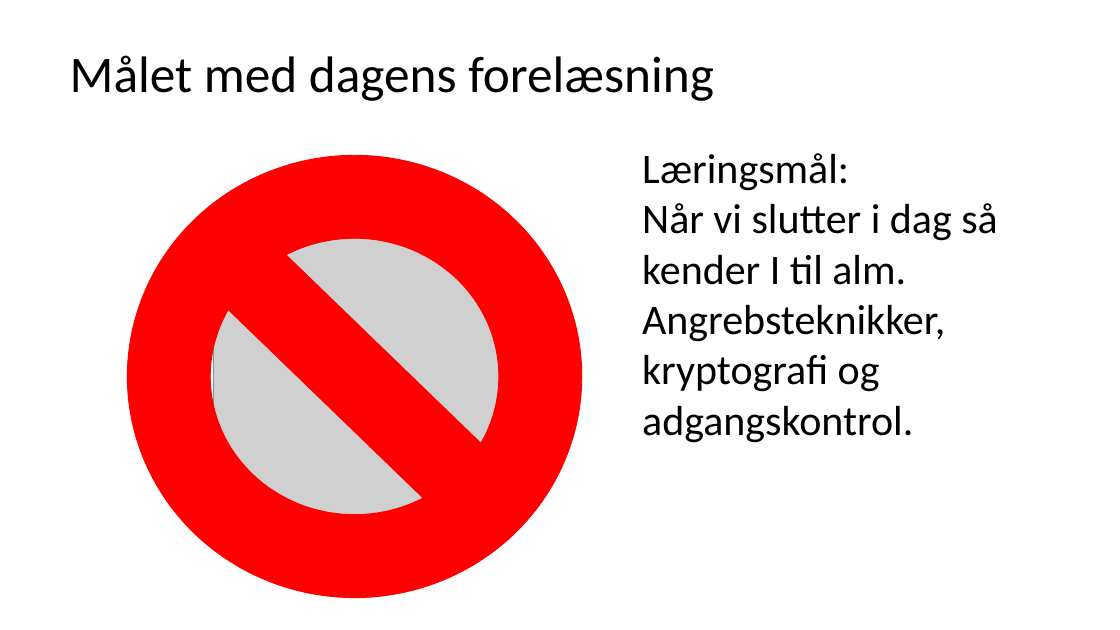
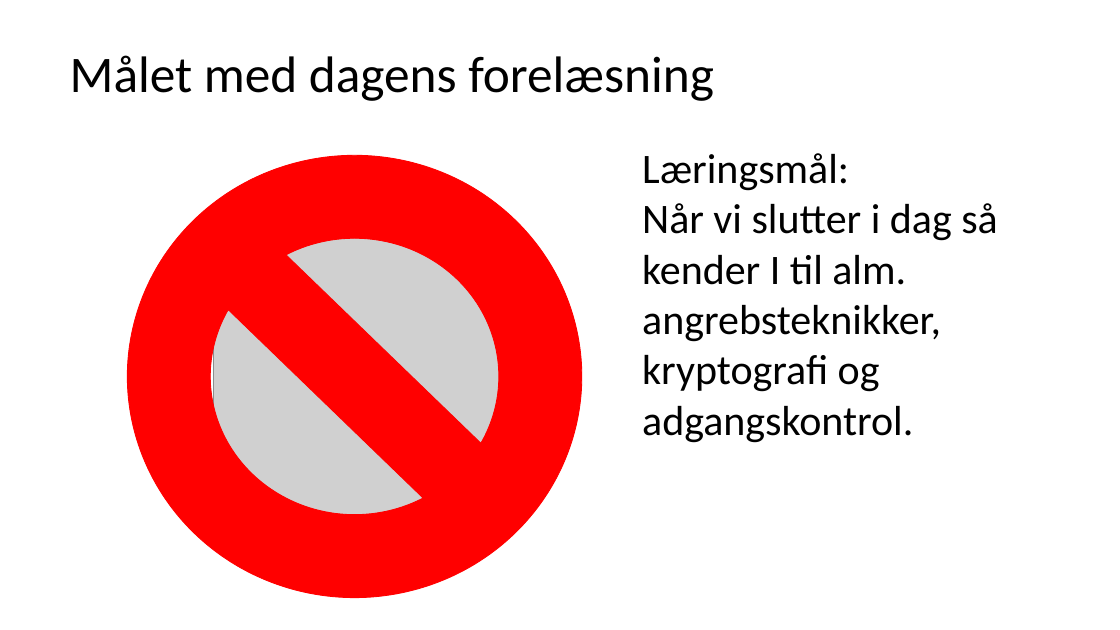
Before and after one commit to philipkaare/presentations, a slide deck: slide 3 of KU/IT-sikkerhed.pptx. Drawn at 1120x630 pixels with LibreOffice and Linux fonts; fonts in the diff are those of the drawing; grey boxes stand for pictures. Boxes give left, top, right and bottom in pixels: in the first picture for what was removed or moved away, otherwise in the second. Text is boxed around its words. In the diff, an @@ line names an element or a change of style, - is before the commit and + after.

```diff
--- a/KU/IT-sikkerhed.pptx
+++ b/KU/IT-sikkerhed.pptx
@@ text at (642, 203, 998, 443): text changed @@
-Når vi slutter i dag så kender I til alm. Angrebsteknikker, kryptografi og adgangskontrol.
+Når vi slutter i dag så kender I til alm. angrebsteknikker, kryptografi og adgangskontrol.
```
Also in this commit, not shown: 4 other slides changed, 3 other files.
